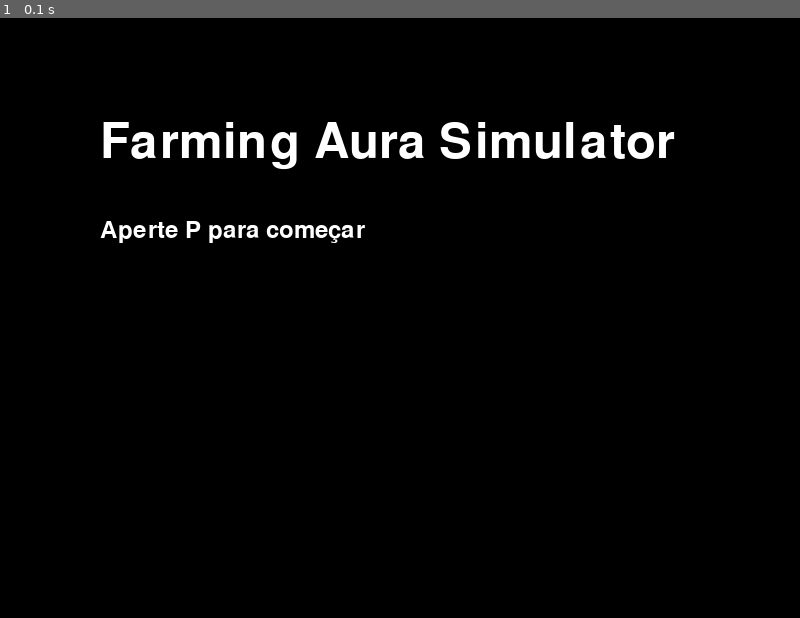
Above: before the commit, frame 1.
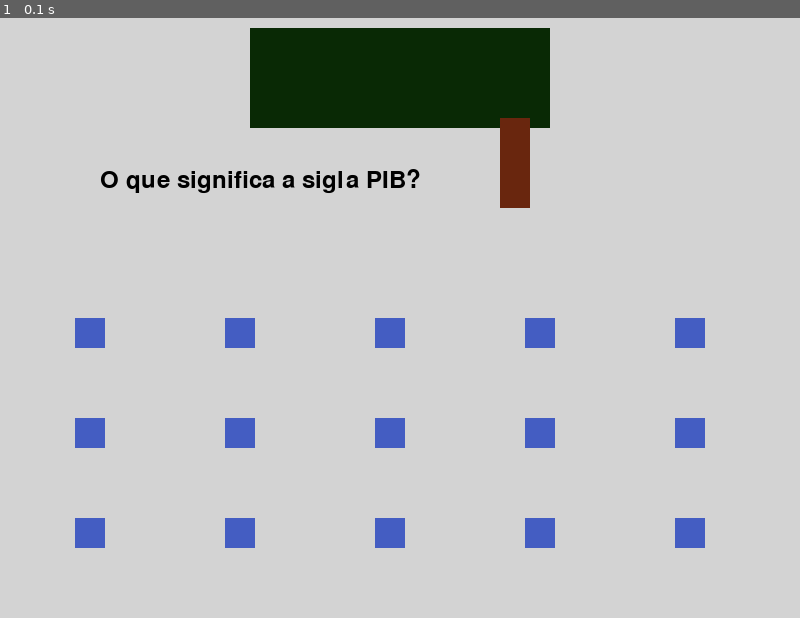
Above: after the commit, the same moment.

Repository: caiopqueiroz/CursoPygame
Game: pygame game, started from aura/cena1.py
The game is run twice, just before and just after one commit, with the same random seed, the same clock (stepped at 60 frames per second) and the same inputs.
Inputs:
- Up to frame 1 (0.1 s): no input

The runs differ from the first frame. In frame 1, 99% of the frame differs, in the area x 0-100%, y 0-100%.

Commit message:
Atualizações

Diff:
--- a/aura/cena1.py
+++ b/aura/cena1.py
@@ -1,4 +1,6 @@
-# personagem acordando no quarto
+# jogo simples de loop que se passa em um único cenário - a sala de aula
+
+# a professora te faz uma pergunta: o que significa a sigla PIB?
 
 
 import pygame
@@ -12,13 +14,27 @@
 # cores
 preto = (0, 0, 0)
 branco = (255, 255, 255)
+cinza = (211, 211, 211)
+marrom = (105, 38, 14)
+azul = (68, 93, 194)
+verde_escuro = (9, 41, 5)
 # estados
-estado = 'inicio'
+estado = 'jogando'
 # fonte
 titulo = pygame.font.SysFont(None, 72)
 texto = pygame.font.SysFont(None, 36)
-# texto
-frase = ''
+
+# professora
+l_professora = 30
+h_professora = 90
+x_professora = 500
+y_professora = 100
+
+# alunos
+l_alunos = 30
+h_alunos = 30
+x_alunos = 75
+y_alunos = 300
 
 while True:
     # eventos
@@ -33,14 +49,22 @@
 
     # desenho
     if estado == 'inicio':
-        # exibindo tela inicial
-        tela.fill(preto)
-        frase = 'Farming Aura Simulator'
-        mensagem = titulo.render(frase, True, branco)
-        tela.blit(mensagem, (100, 100))
-        frase = 'Aperte P para começar'
-        mensagem = texto.render(frase, True, branco)
-        tela.blit(mensagem, (100, 200))
+        pass
+    if estado == 'jogando':
+        # Adicionando cor ao chão da sala de aula
+        tela.fill(cinza)
+        # Quadro
+        pygame.draw.rect(tela, verde_escuro, (250, 10, 300, 100))
+        # Professora
+        pygame.draw.rect(tela, marrom, (x_professora, y_professora, l_professora, h_professora))
+        # Alunos
+        for posicao_vertical in range(0, 3):
+            for posicao_horizontal in range(0, 5):
+                pygame.draw.rect(tela, azul, (x_alunos + 150 * posicao_horizontal, y_alunos + 100 * posicao_vertical, l_alunos, h_alunos))
+        # Exibindo pergunta da professora
+        frase = 'O que significa a sigla PIB?'
+        mensagem = texto.render(frase, True, preto)
+        tela.blit(mensagem, (100, 150))
 
     # atualizações
     pygame.display.update()
